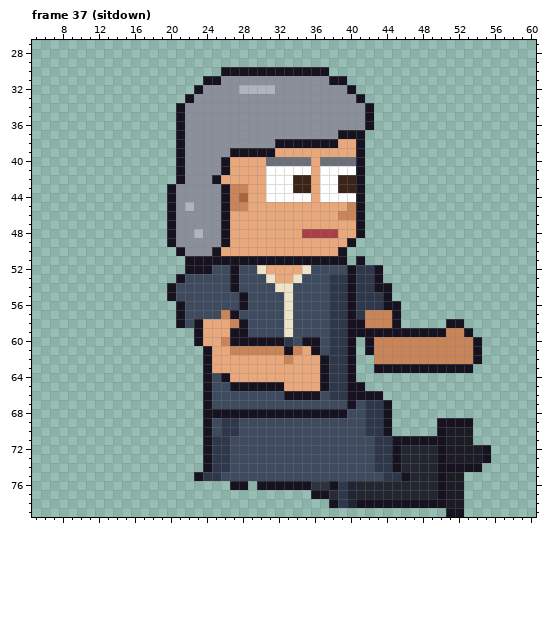
File history of a pixel-art file, sprites/clients/client_attorney_b_right_anim.aseprite. Above, as it was before the edit.
64x80 pixels, 129 frames. Shown: frame 37 (sitdown): x 5..60, y 27..79. The commit also changed other frames, which this record leaves out.
After:
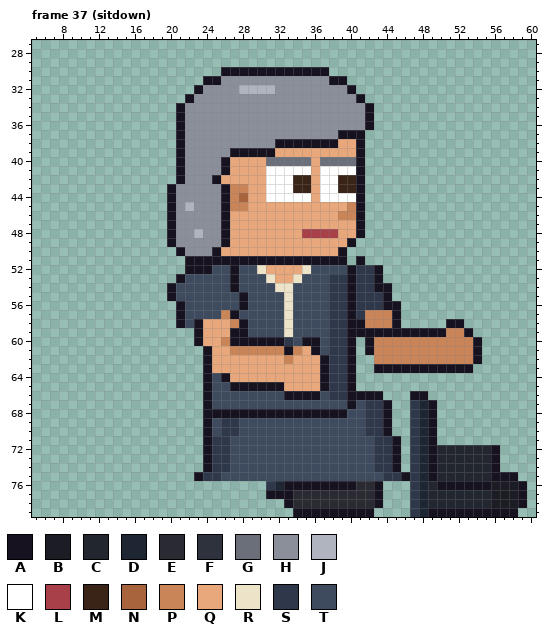
Palette (. is transparent): A #17121f  B #1c1c24  C #22262e  D #1e2634  E #2a2a33  F #2e323c  G #6a6f7a  H #8a8f9a  J #b0b4be  K #ffffff  L #a8404a  M #3a2418  N #a8643c  P #c98458  Q #e8a87c  R #ede3c8  S #2e384a  T #3e4a5e
What changed:
{"where": "frame 37 (sitdown), layers \"Pants\", \"Shoes\""}
{"frame":37,"y":65,"x":41,"old":"A","new":"."}
{"frame":37,"y":66,"x":47,"old":"..","new":"AA"}
{"frame":37,"y":67,"x":47,"old":"...","new":"SDA"}
{"frame":37,"y":68,"x":47,"old":"...","new":"SDA"}
{"frame":37,"y":69,"x":47,"old":"...AAAA","new":"SDA...."}
{"frame":37,"y":70,"x":47,"old":"...ABBB","new":"SDA...."}
{"frame":37,"y":71,"x":46,"old":"AAA","new":".SD"}
{"frame":37,"y":71,"x":50,"old":"ABBB","new":"...."}
{"frame":37,"y":72,"x":46,"old":"CCCCABBBBA.","new":".SDACCCCCCA"}
{"frame":37,"y":73,"x":46,"old":"CCCCABBBBA.","new":".SDACCCCCCA"}
{"frame":37,"y":74,"x":46,"old":"CCCCAAAAA..","new":".SDACCCCCCA"}
{"frame":37,"y":75,"x":47,"old":"CCCABB......","new":"SDACCCCCCAAA"}
{"frame":37,"y":76,"x":27,"old":"AA","new":".."}
{"frame":37,"y":76,"x":30,"old":"AAA","new":".SD"}
{"frame":37,"y":76,"x":36,"old":"FF","new":"AA"}
{"frame":37,"y":76,"x":39,"old":"SDCCCCCCCC","new":"AAEEA...SD"}
{"frame":37,"y":76,"x":51,"old":"BB.......","new":"AAAAABBBA"}
{"frame":37,"y":77,"x":31,"old":".....AA","new":"AAAEEEE"}
{"frame":37,"y":77,"x":39,"old":"SDCCCCCCCC","new":"EEEEA...SD"}
{"frame":37,"y":77,"x":50,"old":"ABB.......","new":"CCCCCCBBBA"}
{"frame":37,"y":78,"x":33,"old":".....ASDAA","new":"AEEEEEEEEE"}
{"frame":37,"y":78,"x":44,"old":"AAAAAAABB.......","new":"...SDCCCCCCCBBBA"}
{"frame":37,"y":79,"x":34,"old":".........","new":"AAAAAAAAA"}
{"frame":37,"y":79,"x":47,"old":"....","new":"SDAA"}
{"frame":37,"y":79,"x":53,"old":"......","new":"AAAAAA"}
